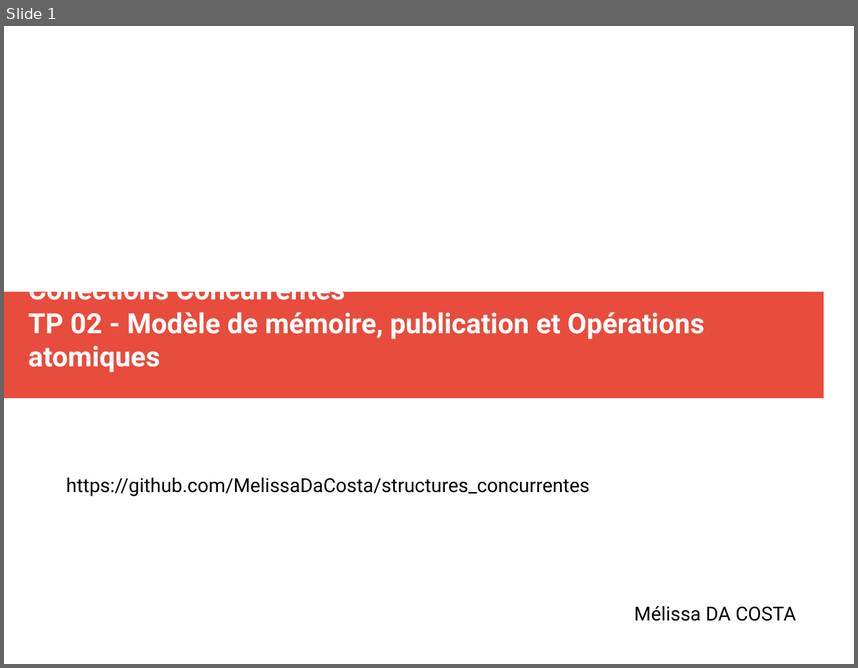
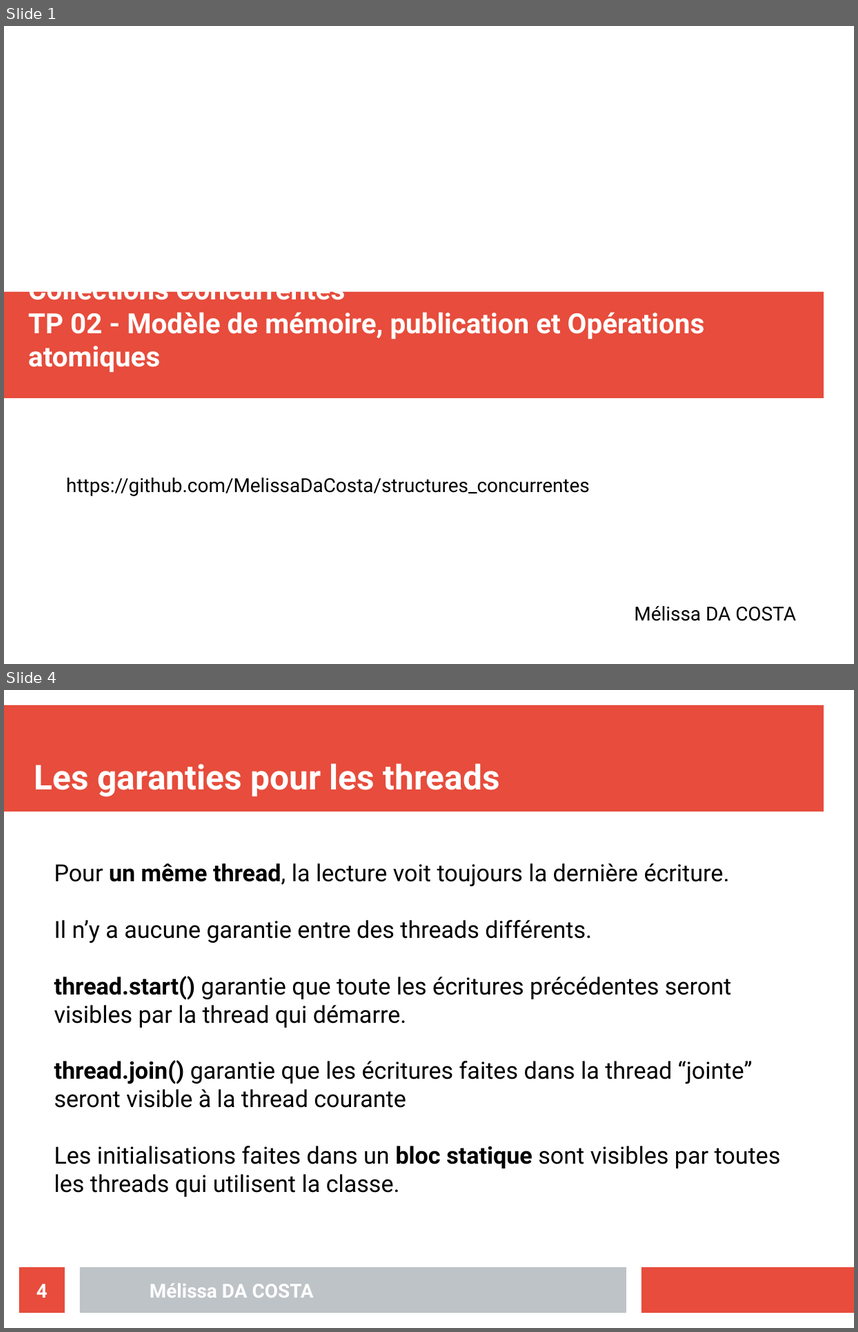
Before and after one commit to MelissaDaCosta/struct_conc, a slide deck: TP2/Mélissa_DA_COSTA_slides_TP02.odp. Shown one above the other, each under a label of ours: slide 1 before the commit, slides 1 and 4 after it; the slides between them are not shown. The pictures are 858x668 and 858x1332 pixels, drawn with LibreOffice and Linux fonts; fonts in the diff are those of the drawing. Boxes give left, top, right and bottom in pixels: in the first picture for what was removed or moved away, otherwise in the second. Text is boxed around its words. In the diff, an @@ line names an element or a change of style, - is before the commit and + after.

```diff
--- a/TP2/Mélissa_DA_COSTA_slides_TP02.odp
+++ b/TP2/Mélissa_DA_COSTA_slides_TP02.odp
@@ slide 4 added at box(4, 690, 854, 1328), background #FFFFFF @@
@@ rectangle added at box(4, 705, 824, 812), fill #E74C3C @@
@@ title added at box(34, 763, 499, 797), 32 pt, text #FFFFFF, bold @@
+Les garanties pour les threads
@@ text added at box(54, 863, 781, 1196), 22 pt, text #000000 @@
+Pour un même thread, la lecture voit toujours la dernière écriture.
+Il n’y a aucune garantie entre des threads différents.
+thread.start() garantie que toute les écritures précédentes seront visibles par la thread qui démarre.
+thread.join() garantie que les écritures faites dans la thread “jointe” seront visible à la thread courante
+Les initialisations faites dans un bloc statique sont visibles par toutes les threads qui utilisent la classe.
@@ page number added at box(19, 1267, 65, 1312), fill #E74C3C, 18 pt, text #FFFFFF, bold @@
+4
@@ rectangle added at box(80, 1267, 626, 1312), fill #BDC3C7 @@
@@ rectangle added at box(642, 1267, 854, 1312), fill #E74C3C @@
@@ text added at box(150, 1283, 314, 1297), 18 pt, text #FFFFFF, bold @@
+Mélissa DA COSTA
```
Also in this commit, not shown: 5 slides changed, 1 other slide added, 1 slide removed, 8 other files.
